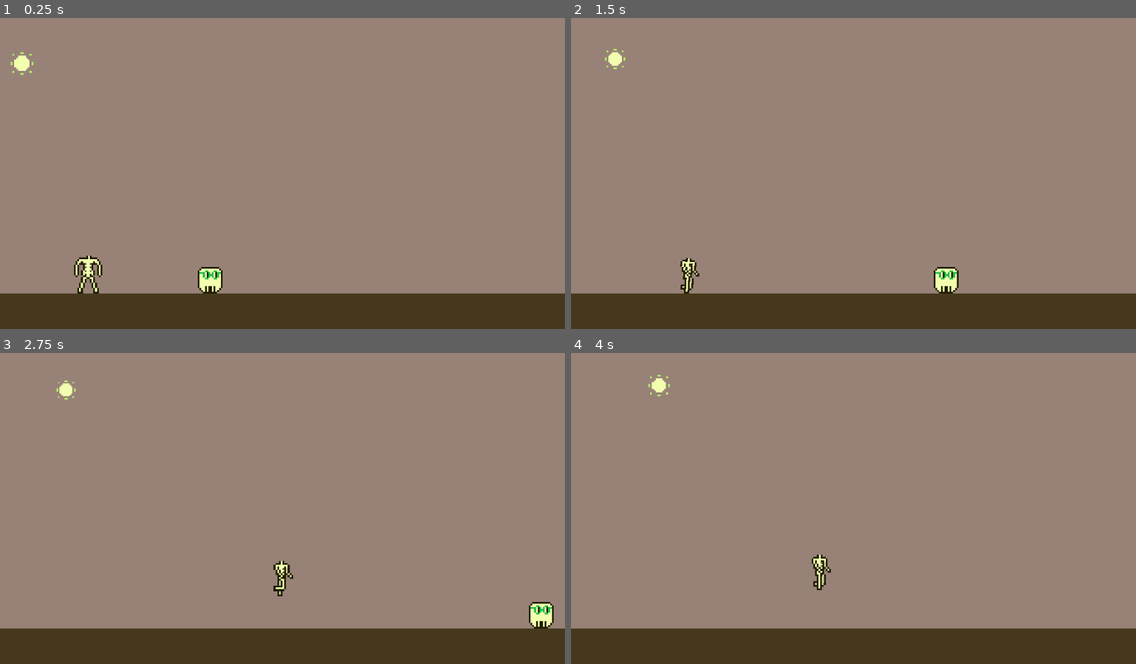
Above: before the commit, frames 1-4 (two rows, left to right).
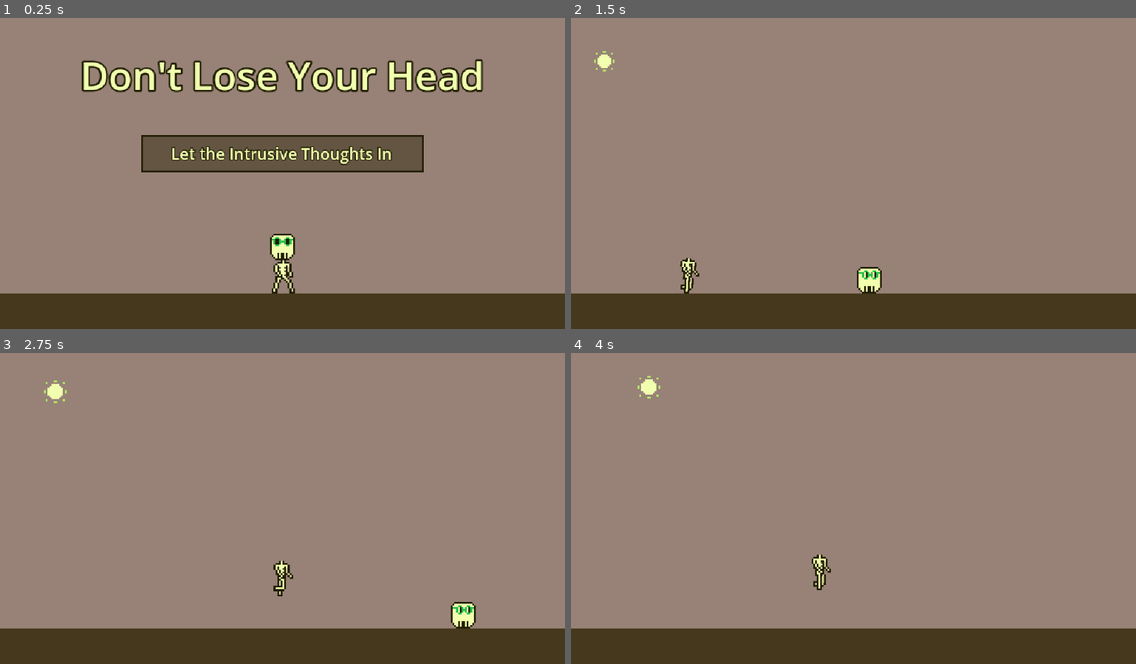
Above: after the commit, the same moments.

Repository: tucksravin/dont-lose-your-head
Game: Godot game, scene res://scenes/ui/title.tscn
The game is run twice, just before and just after one commit, with the same random seed, the same clock (stepped at 60 frames per second) and the same inputs. Before the commit the project starts from res://scenes/intro/intro.tscn.
Inputs (mouse positions are in pixels of both pictures, inside the frame that each line leads up to):
- Up to frame 1 (0.25 s): no input
- Up to frame 2 (1.5 s): click (853, 154) at 0.5 s, where only the run after the commit has a clickable "Let the Intrusive Thoughts In"; hold D (move_right) from 1.28 s (still down); tap E (interact) at 1.35 s
- Up to frame 3 (2.75 s): keep holding D (move_right); tap Space (jump) at 1.52, 2.27 s; tap E (interact) at 2.1 s
- Up to frame 4 (4 s): release D (move_right) at 2.78 s; hold A (move_left) 2.78-3.53 s; tap E (interact) at 2.85, 3.6 s; hold D (move_right) from 3.53 s (still down); tap Space (jump) at 3.77 s

The runs differ from the first frame. In frame 1, 12% of the frame differs, in the area x 1-86%, y 10-89%; in frame 2, 0.9%; in frame 3, 0.9%; in frame 4, 0.2%.

Commit message:
Landing screen: title card, play button, the guy walking in place
New scenes/ui/title.tscn + title.gd, now the boot scene. Palette title
and button; the walking guy is the real body.tscn in is_scripted mode
(body.gd animates off velocity, scripted mode never moves it) with
head.tscn attached at a mount measured off the sprites.

Co-Authored-By: Claude Fable 5 <noreply@anthropic.com>

Diff:
--- a/project.godot
+++ b/project.godot
@@ -12,7 +12,7 @@
 
 config/name="Don't Lose Your Head"
 config/description="Body and Mind jam entry. The head pops off; the body chases it through the days until they're reunited."
-run/main_scene="res://scenes/intro/intro.tscn"
+run/main_scene="res://scenes/ui/title.tscn"
 config/features=PackedStringArray("4.7", "GL Compatibility")
 config/icon="res://icon.svg"
 
--- /dev/null
+++ b/scenes/ui/title.gd
@@ -0,0 +1,55 @@
+extends Node2D
+## Landing screen — the first thing the game boots into (project.godot
+## run/main_scene). One button starts the run; there is no menu.
+##
+## "Let the Intrusive Thoughts In" is the click-to-play (Tucker, Sat): the
+## screen states the theme instead of explaining controls.
+##
+## The guy walking in place is the *real* body and head, not a mock-up. body.gd
+## picks its animation off `velocity`, not off input, and in `is_scripted` mode
+## it never calls move_and_slide() — so setting `velocity.x` here makes it play
+## `walk` forever without going anywhere. That is also why there is no floor
+## collider: `is_on_floor()` stays false, which keeps body.gd's footstep loop
+## quiet on a menu screen. The head rides along through `Head.attach()`, the
+## same call the lockdown day uses to carry it.
+##
+## Docs: https://docs.godotengine.org/en/stable/classes/class_animatedsprite2d.html
+
+## Fake walk speed. Only read by body.gd's animation picker (anything > 1
+## plays `walk`); nothing moves, so the number is not a distance.
+@export var walk_velocity: float = 60.0
+## Where the head sits on the body's neck, in the body's local space. Measured
+## off the sprites: the walk frames' neck stub tops out at body-local y −40
+## (−38 on the other two, the bob), and the head's jaw is 14 px below its own
+## origin — so −52 sits the jaw on the neck at the bottom of the bob and lets it sink
+## 2 px at the top of it — the head never floats, it rides.
+@export var head_mount: Vector2 = Vector2(0.0, -52.0)
+## Scene the button starts. The intro then hands off to Game.start_days().
+@export_file("*.tscn") var play_scene: String = "res://scenes/intro/intro.tscn"
+
+@onready var _body: CharacterBody2D = $Body
+@onready var _head: Head = $Head
+@onready var _play: Button = $UI/Root/Play
+
+var _starting: bool = false
+
+
+func _ready() -> void:
+	# A run always begins with the glasses on; the title shows the guy as the
+	# player will first meet him. intro.gd sets this too — harmless twice.
+	Game.wearing_glasses = true
+	_body.is_scripted = true
+	_body.velocity.x = walk_velocity
+	_head.attach(_body, head_mount)
+	_play.pressed.connect(_on_play)
+	# Focus means Enter/Space work as well as the mouse, without this scene
+	# reading any input itself — Button already handles `ui_accept` when focused.
+	_play.grab_focus()
+
+
+func _on_play() -> void:
+	if _starting:
+		return
+	_starting = true
+	Sfx.play(&"ui_confirm")
+	Game.change_scene(play_scene)
--- /dev/null
+++ b/scenes/ui/title.tscn
@@ -0,0 +1,103 @@
+[gd_scene load_steps=7 format=3]
+
+[ext_resource type="Script" path="res://scenes/ui/title.gd" id="1_title"]
+[ext_resource type="PackedScene" uid="uid://ckkidbot3beas" path="res://scenes/body/body.tscn" id="2_body"]
+[ext_resource type="PackedScene" uid="uid://icgagian0sgo" path="res://scenes/head/head.tscn" id="3_head"]
+
+[sub_resource type="StyleBoxFlat" id="StyleBoxFlat_normal"]
+bg_color = Color(0.27058825, 0.21960784, 0.10980392, 1)
+border_width_left = 2
+border_width_top = 2
+border_width_right = 2
+border_width_bottom = 2
+border_color = Color(0.1254902, 0.10980392, 0.007843138, 1)
+content_margin_left = 16.0
+content_margin_top = 8.0
+content_margin_right = 16.0
+content_margin_bottom = 8.0
+
+[sub_resource type="StyleBoxFlat" id="StyleBoxFlat_hover"]
+bg_color = Color(0.39215687, 0.33333334, 0.2627451, 1)
+border_width_left = 2
+border_width_top = 2
+border_width_right = 2
+border_width_bottom = 2
+border_color = Color(0.1254902, 0.10980392, 0.007843138, 1)
+content_margin_left = 16.0
+content_margin_top = 8.0
+content_margin_right = 16.0
+content_margin_bottom = 8.0
+
+[sub_resource type="StyleBoxFlat" id="StyleBoxFlat_pressed"]
+bg_color = Color(0.1254902, 0.10980392, 0.007843138, 1)
+border_width_left = 2
+border_width_top = 2
+border_width_right = 2
+border_width_bottom = 2
+border_color = Color(0.69803923, 0.94509804, 0.40392157, 1)
+content_margin_left = 16.0
+content_margin_top = 8.0
+content_margin_right = 16.0
+content_margin_bottom = 8.0
+
+[node name="TitleScreen" type="Node2D"]
+script = ExtResource("1_title")
+
+[node name="Background" type="Polygon2D" parent="."]
+z_index = -1
+color = Color(0.59607846, 0.50980395, 0.46666667, 1)
+polygon = PackedVector2Array(0, 0, 640, 0, 640, 360, 0, 360)
+
+[node name="Camera2D" type="Camera2D" parent="."]
+position = Vector2(320, 180)
+
+[node name="Ground" type="Polygon2D" parent="."]
+position = Vector2(0, 320)
+color = Color(0.27058825, 0.21960784, 0.10980392, 1)
+polygon = PackedVector2Array(0, 0, 640, 0, 640, 40, 0, 40)
+
+[node name="Body" parent="." instance=ExtResource("2_body")]
+position = Vector2(320, 320)
+
+[node name="Head" parent="." instance=ExtResource("3_head")]
+position = Vector2(320, 268)
+
+[node name="UI" type="CanvasLayer" parent="."]
+layer = 10
+
+[node name="Root" type="Control" parent="UI"]
+anchor_right = 1.0
+anchor_bottom = 1.0
+mouse_filter = 2
+
+[node name="Title" type="Label" parent="UI/Root"]
+anchor_right = 1.0
+offset_top = 40.0
+offset_bottom = 104.0
+theme_override_colors/font_color = Color(0.94509804, 1, 0.6862745, 1)
+theme_override_colors/font_outline_color = Color(0.1254902, 0.10980392, 0.007843138, 1)
+theme_override_constants/outline_size = 8
+theme_override_font_sizes/font_size = 44
+text = "Don't Lose Your Head"
+horizontal_alignment = 1
+vertical_alignment = 1
+
+[node name="Play" type="Button" parent="UI/Root"]
+anchor_left = 0.5
+anchor_right = 0.5
+offset_left = -160.0
+offset_top = 140.0
+offset_right = 160.0
+offset_bottom = 180.0
+theme_override_colors/font_color = Color(0.94509804, 1, 0.6862745, 1)
+theme_override_colors/font_focus_color = Color(0.94509804, 1, 0.6862745, 1)
+theme_override_colors/font_hover_color = Color(0.94509804, 1, 0.6862745, 1)
+theme_override_colors/font_pressed_color = Color(0.69803923, 0.94509804, 0.40392157, 1)
+theme_override_colors/font_outline_color = Color(0.1254902, 0.10980392, 0.007843138, 1)
+theme_override_constants/outline_size = 4
+theme_override_font_sizes/font_size = 18
+theme_override_styles/normal = SubResource("StyleBoxFlat_normal")
+theme_override_styles/hover = SubResource("StyleBoxFlat_hover")
+theme_override_styles/pressed = SubResource("StyleBoxFlat_pressed")
+theme_override_styles/focus = SubResource("StyleBoxFlat_hover")
+text = "Let the Intrusive Thoughts In"
Not shown, added: scenes/ui/title.gd.uid
Not shown, changed: docs/CODEBASE.md
Not shown, changed: journals/tucker.md
